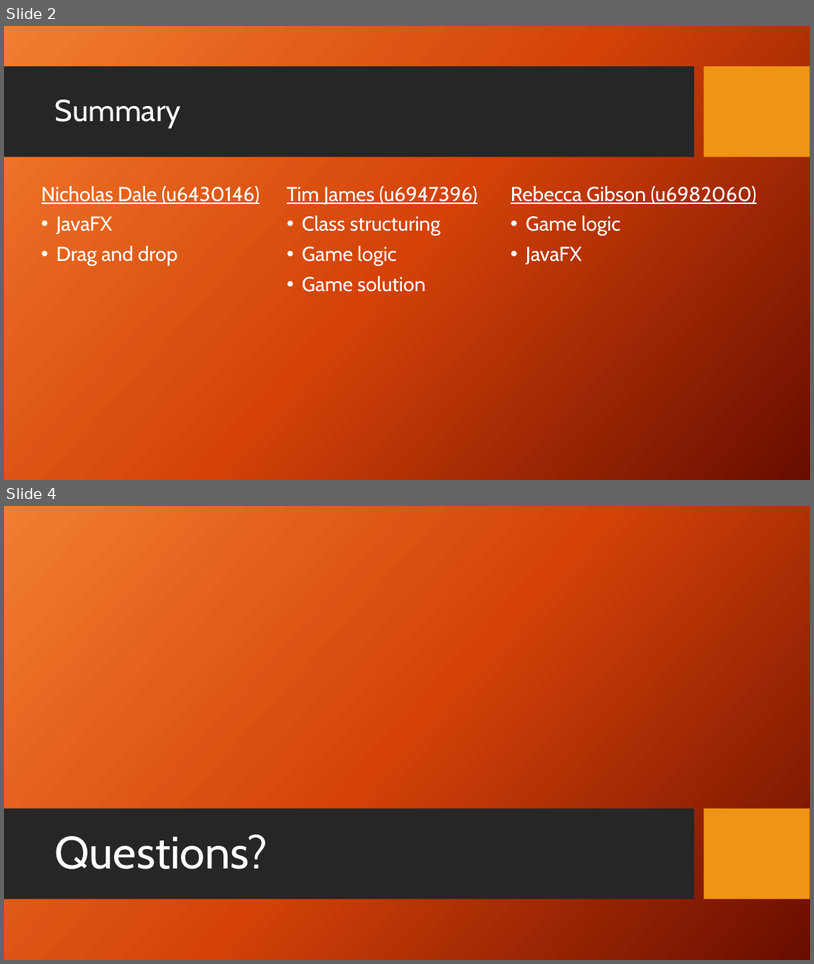
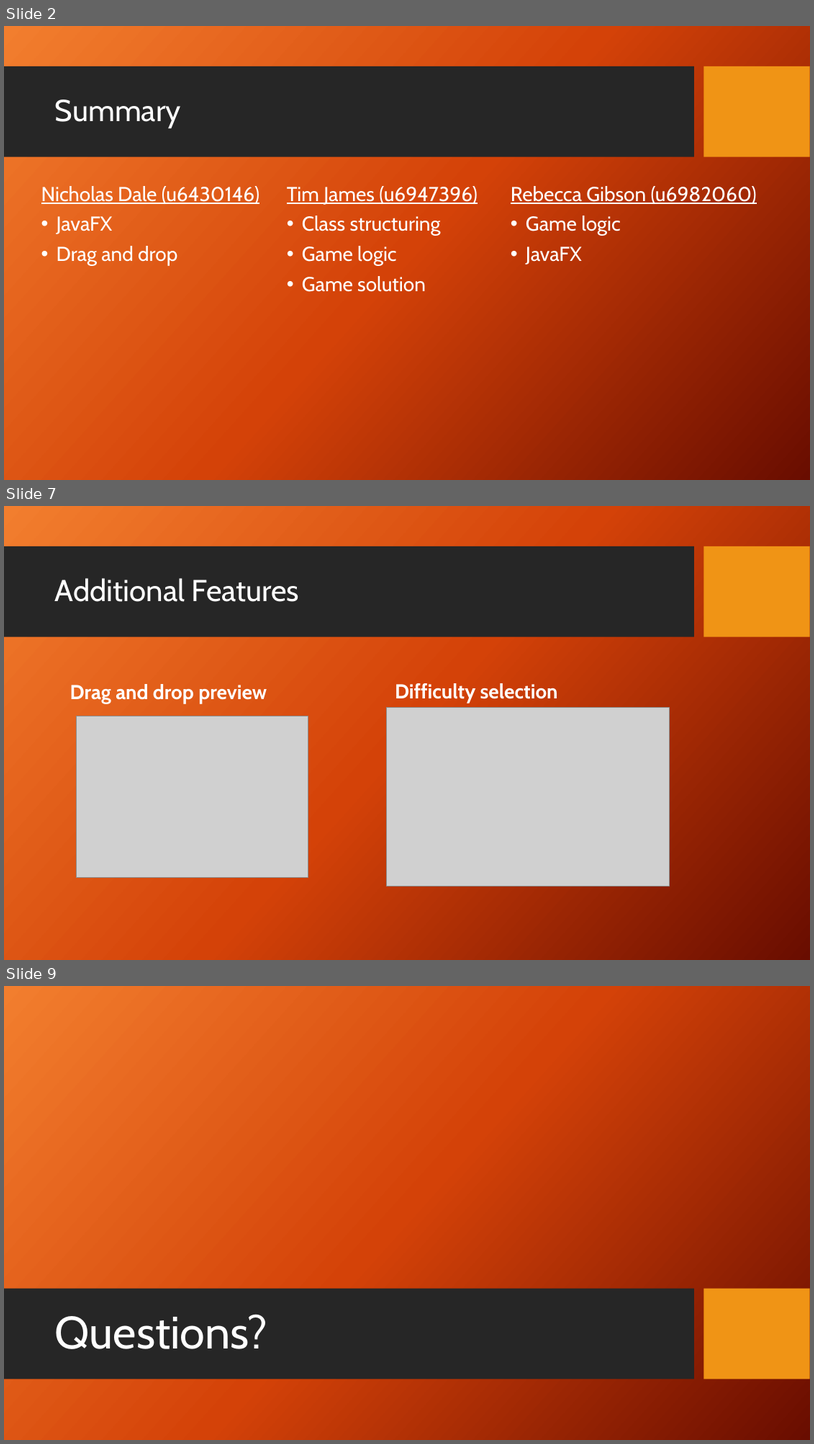
Before and after one commit to Tim-W-James/Java-Block-Puzzle-Game, a slide deck: presentation.pptx. Shown one above the other, each under a label of ours: slides 2 and 4 before the commit, slides 2, 7 and 9 after it; the slides between them are not shown. The pictures are 814x964 and 814x1444 pixels, drawn with LibreOffice and Linux fonts; fonts in the diff are those of the drawing; grey boxes stand for pictures; background and template pictures are left out. Boxes give left, top, right and bottom in pixels: in the first picture for what was removed or moved away, otherwise in the second. Text is boxed around its words. In the diff, an @@ line names an element or a change of style, - is before the commit and + after.

```diff
--- a/presentation.pptx
+++ b/presentation.pptx
@@ slide 7 added at [4, 506, 810, 960], background picture (left out); not listed: 2 template elements that a slide beside it also shows @@
@@ title added at [55, 578, 299, 602], 36 pt, text #FFFFFF @@
+Additional Features
@@ text added at [70, 684, 267, 703], 24 pt, text #FFFFFF, bold @@
+Drag and drop preview
@@ text added at [395, 683, 558, 703], 24 pt, text #FFFFFF, bold @@
+Difficulty selection
@@ picture added at [76, 716, 309, 878] @@
@@ picture added at [387, 708, 669, 886] @@
@@ what was slide 4 is now slide 9 @@
```
Also in this commit, not shown: 1 slide changed, 4 other slides added, 3 other files.
